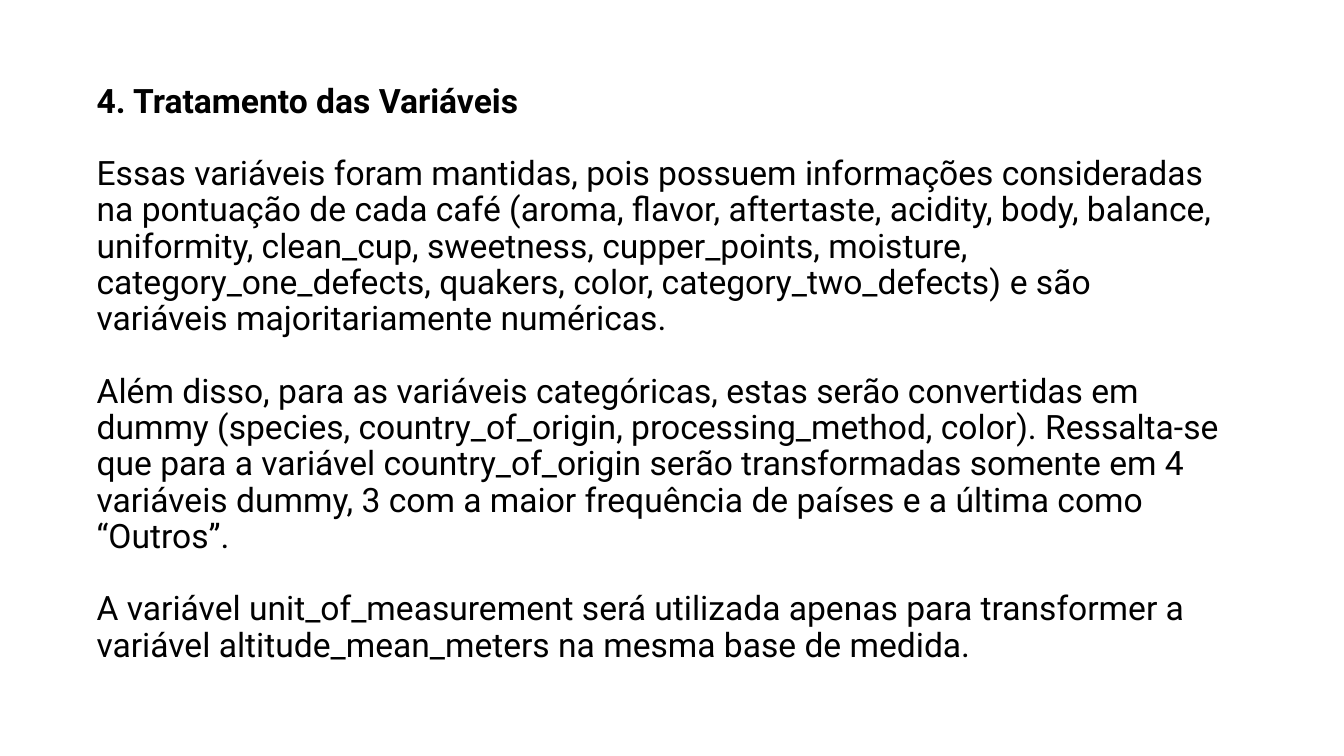
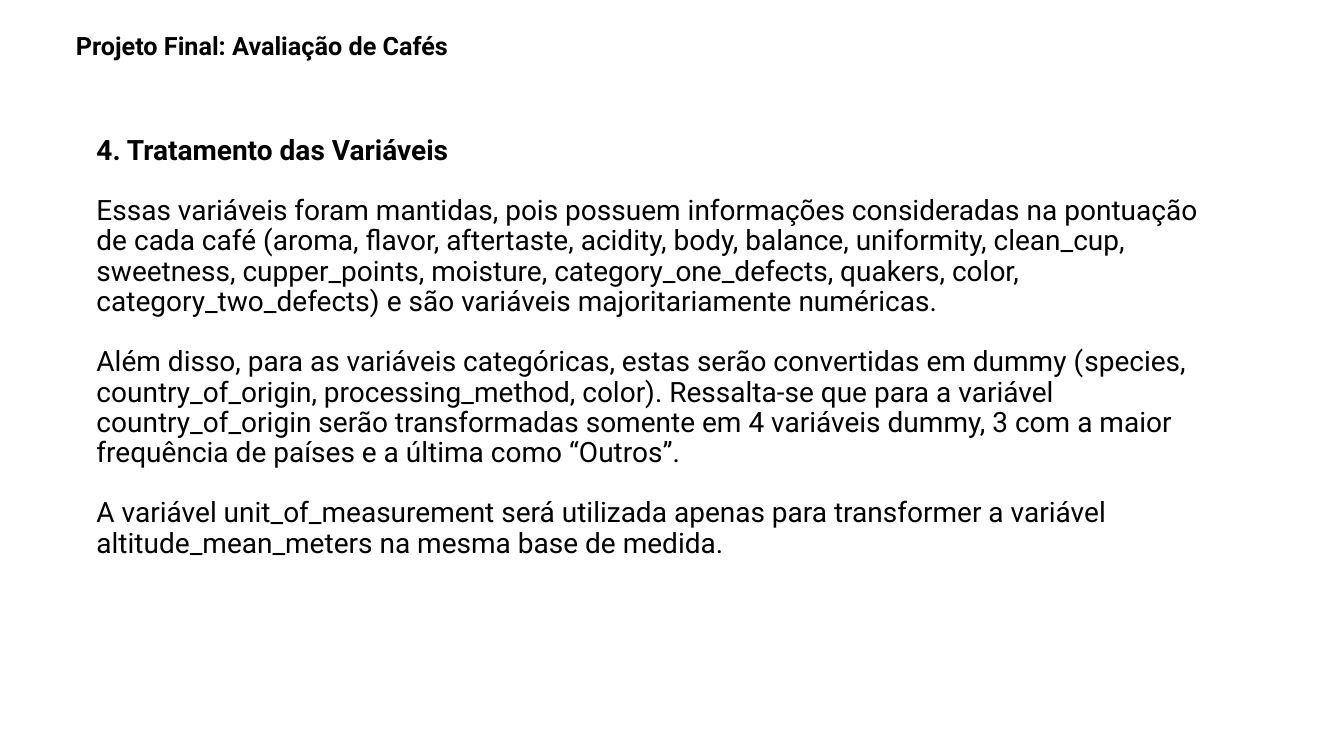
Before and after one commit to mconjaud/TrabalhoFinalAEM2, a slide deck: slide 5 of ProjetoFinal_Avaliacao_de_Cafes.pptx. Drawn at 1344x756 pixels with LibreOffice and Linux fonts; fonts in the diff are those of the drawing; background and template pictures are left out. Boxes give left, top, right and bottom in pixels: in the first picture for what was removed or moved away, otherwise in the second. Text is boxed around its words. In the diff, an @@ line names an element or a change of style, - is before the commit and + after.

```diff
--- a/ProjetoFinal_Avaliacao_de_Cafes.pptx
+++ b/ProjetoFinal_Avaliacao_de_Cafes.pptx
@@ text added at [76, 36, 448, 61], 18 pt, text #000000, bold @@
+Projeto Final: Avaliação de Cafés
@@ title "4. Tratamento das Variáveis Essas ...": place and size @@
-title "4. Tratamento das Variáveis Essas ..." at [97, 87, 1218, 660]
+title "4. Tratamento das Variáveis Essas ..." at [96, 139, 1197, 555]
@@ title "4. Tratamento das Variáveis Essas ..." at [96, 139, 1197, 555]: size 24 to 20 pt; vertical alignment bottom to middle @@
```
Also in this commit, not shown: 5 other slides changed.
